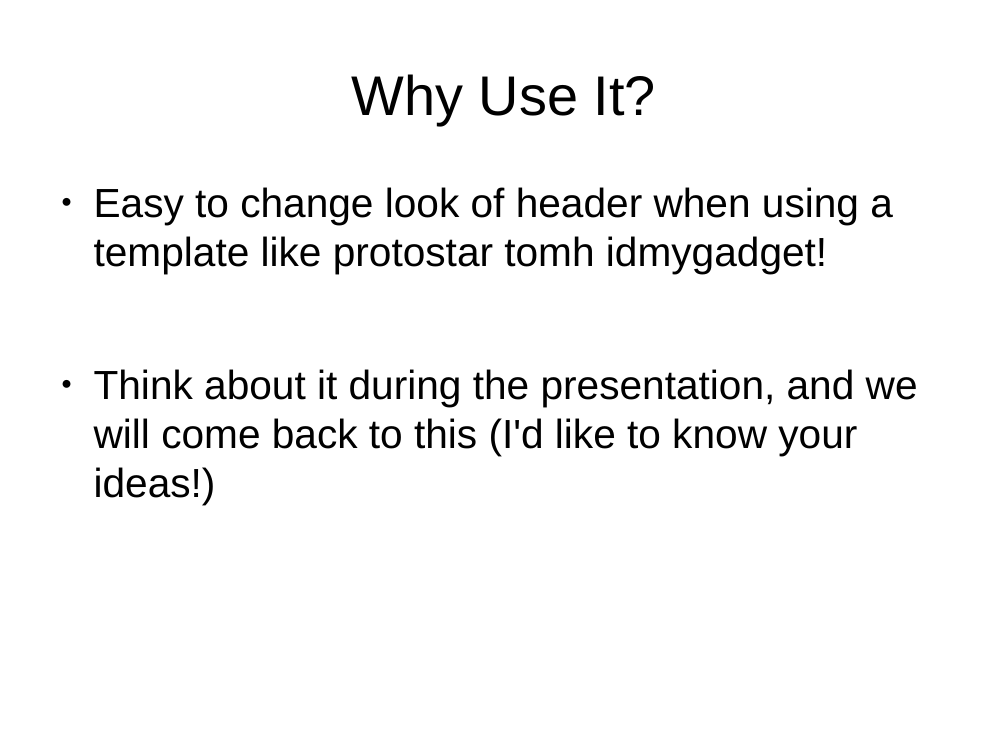
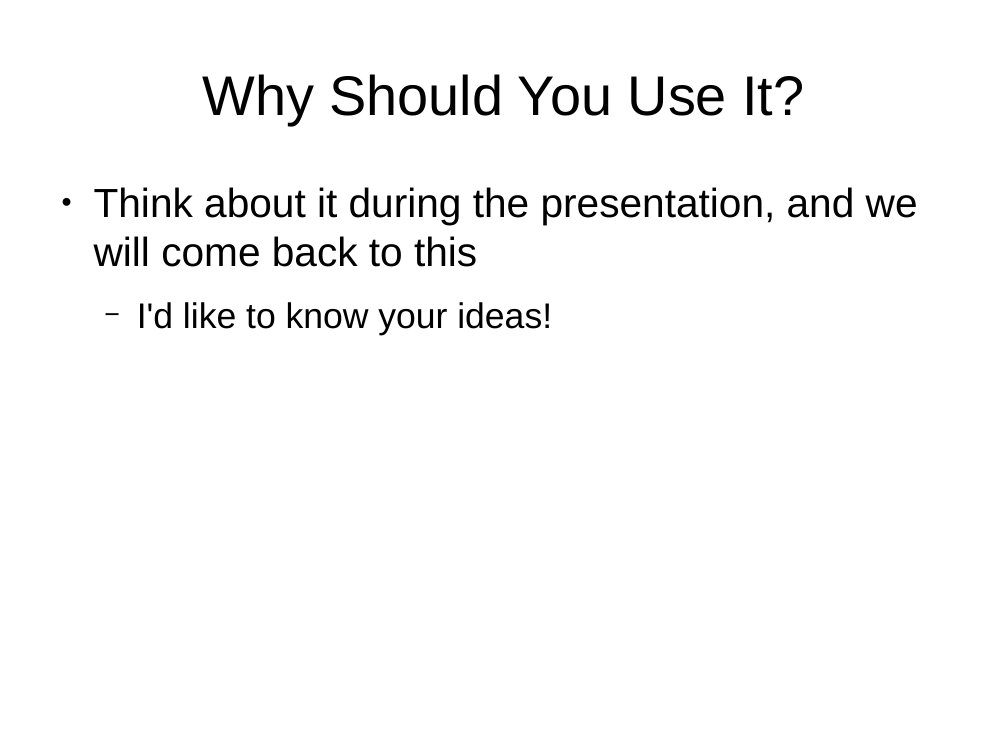
Before and after one commit to tomwhartung/jmws_accoutrements, a slide deck: slide 10 of presentations/2015_09-Joomla/Device_Detection-In_Protostar_and_Beez3.odp (slide 8 before the commit). Drawn at 1008x756 pixels with LibreOffice and Linux fonts; fonts in the diff are those of the drawing. Boxes give left, top, right and bottom in pixels: in the first picture for what was removed or moved away, otherwise in the second. Text is boxed around its words. In the diff, an @@ line names an element or a change of style, - is before the commit and + after.

```diff
--- a/presentations/2015_09-Joomla/Device_Detection-In_Protostar_and_Beez3.odp
+++ b/presentations/2015_09-Joomla/Device_Detection-In_Protostar_and_Beez3.odp
@@ title at (202,74,805,125): text changed @@
-Why Use It?
+Why Should You Use It?
@@ text at (94,187,918,335): text changed @@
-● Easy to change look of header when using a template like protostar tomh idmygadget!
-● Think about it during the presentation, and we will come back to this (I'd like to know your ideas!)
+● Think about it during the presentation, and we will come back to this
+  − I'd like to know your ideas!
```
Also in this commit, not shown: 3 other slides changed, 5 slides added, 1 slide removed.
